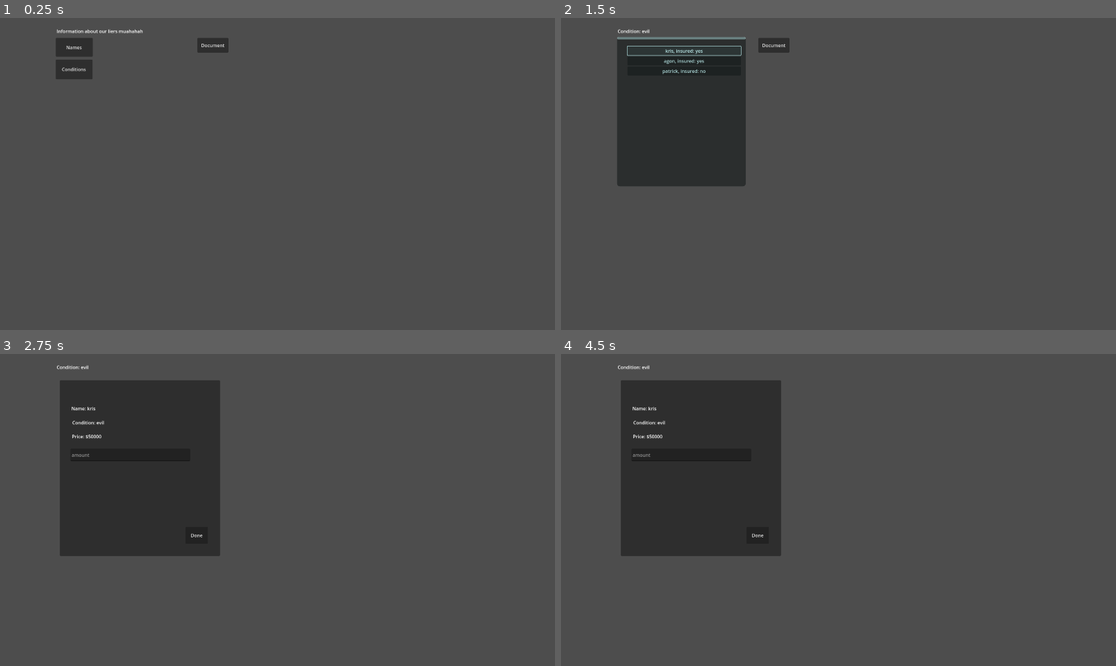
Above: before the commit, frames 1-4 (two rows, left to right).
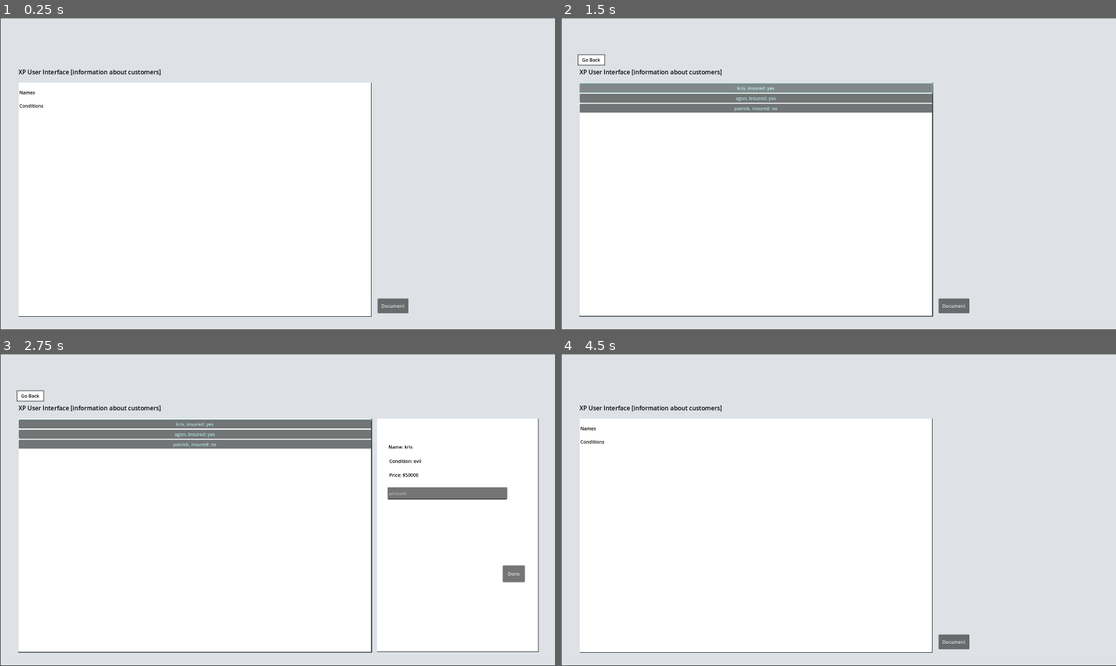
Above: after the commit, the same moments.

Repository: AgonGuri/vacation_please
Game: Godot game, scene res://scenes/pc_ui.tscn
The game is run twice, just before and just after one commit, with the same random seed, the same clock (stepped at 60 frames per second) and the same inputs.
Inputs (mouse positions are in pixels of both pictures, inside the frame that each line leads up to):
- Up to frame 1 (0.25 s): no input
- Up to frame 2 (1.5 s): click "Names" at 0.5 s; click "kris, insured: yes" at 1.25 s
- Up to frame 3 (2.75 s): click "Document" at 2 s
- Up to frame 4 (4.5 s): click (755, 435) at 2.75 s, where only the run after the commit has a clickable "agon, insured: yes"; click (755, 444) at 3.5 s, where only the run after the commit has a clickable "patrick, insured: no"; click (588, 394) at 4.25 s, where only the run after the commit has a clickable "Go Back"

The runs differ from the first frame. In frame 1, 99% of the frame differs, in the area x 0-100%, y 0-100%; in frame 2, 99%; in frame 3, 99%; in frame 4, 99%.

Commit message:
ugly ui update

Diff:
--- a/scenes/pc_ui.tscn
+++ b/scenes/pc_ui.tscn
@@ -1,6 +1,52 @@
-[gd_scene load_steps=2 format=3 uid="uid://boepidkh0v6vi"]
+[gd_scene load_steps=11 format=3 uid="uid://boepidkh0v6vi"]
 
 [ext_resource type="Script" uid="uid://buqdbalrqiqqs" path="res://scripts/pc_ui.gd" id="1_gro16"]
+
+[sub_resource type="StyleBoxFlat" id="StyleBoxFlat_gro16"]
+bg_color = Color(0.87058824, 0.8862745, 0.9019608, 1)
+border_color = Color(0, 0, 0, 1)
+
+[sub_resource type="StyleBoxFlat" id="StyleBoxFlat_yj1s0"]
+bg_color = Color(1, 1, 1, 1)
+border_width_right = 2
+border_width_bottom = 2
+border_color = Color(0.33333334, 0.33333334, 0.33333334, 1)
+
+[sub_resource type="StyleBoxFlat" id="StyleBoxFlat_df1xv"]
+bg_color = Color(1, 1, 1, 1)
+border_width_right = 2
+border_width_bottom = 2
+border_color = Color(0.33333334, 0.33333334, 0.33333334, 1)
+
+[sub_resource type="StyleBoxFlat" id="StyleBoxFlat_g1cg7"]
+bg_color = Color(1, 1, 1, 1)
+draw_center = false
+border_width_right = 2
+border_width_bottom = 2
+border_color = Color(0.33333334, 0.33333334, 0.33333334, 1)
+
+[sub_resource type="StyleBoxFlat" id="StyleBoxFlat_h7g8x"]
+bg_color = Color(1, 1, 1, 1)
+border_width_right = 2
+border_width_bottom = 2
+border_color = Color(0.33288068, 0.33288074, 0.33288044, 1)
+
+[sub_resource type="StyleBoxFlat" id="StyleBoxFlat_ixibr"]
+bg_color = Color(1, 1, 1, 1)
+
+[sub_resource type="StyleBoxFlat" id="StyleBoxFlat_5571c"]
+bg_color = Color(1, 1, 1, 1)
+
+[sub_resource type="StyleBoxFlat" id="StyleBoxFlat_ognbo"]
+bg_color = Color(1, 1, 1, 1)
+
+[sub_resource type="StyleBoxFlat" id="StyleBoxFlat_gthla"]
+bg_color = Color(1, 1, 1, 1)
+border_width_left = 2
+border_width_top = 2
+border_width_right = 2
+border_width_bottom = 2
+border_color = Color(0.32172796, 0.321728, 0.32172775, 1)
 
 [node name="MainUI" type="Control"]
 layout_mode = 3
@@ -12,111 +58,162 @@
 grow_vertical = 2
 script = ExtResource("1_gro16")
 
-[node name="Information" type="Label" parent="."]
-layout_mode = 0
-offset_left = 196.0
-offset_top = 34.0
-offset_right = 592.0
-offset_bottom = 72.0
-text = "Information about our liers muahahah"
-
-[node name="NamesButton" type="Button" parent="."]
-layout_mode = 0
-offset_left = 193.0
-offset_top = 69.0
-offset_right = 321.0
-offset_bottom = 134.0
-text = "Names"
-
-[node name="NameList" type="VScrollBar" parent="."]
-modulate = Color(0.79607844, 1, 1, 1)
-layout_mode = 0
-offset_left = 194.0
-offset_top = 66.0
-offset_right = 639.0
-offset_bottom = 583.0
-
-[node name="Names" type="VBoxContainer" parent="NameList"]
-layout_mode = 0
-offset_left = 36.0
-offset_top = 32.0
-offset_right = 428.0
-offset_bottom = 508.0
-
-[node name="ConditionsButton" type="Button" parent="."]
-layout_mode = 0
-offset_left = 193.0
-offset_top = 144.0
-offset_right = 320.0
-offset_bottom = 212.0
-text = "Conditions"
-
-[node name="ConditionList" type="VScrollBar" parent="."]
-layout_mode = 0
-offset_left = 196.0
-offset_top = 71.0
-offset_right = 637.0
-offset_bottom = 589.0
-
-[node name="Conditions" type="VBoxContainer" parent="ConditionList"]
-layout_mode = 0
-offset_left = 10.0
-offset_top = 19.0
-offset_right = 415.0
-offset_bottom = 498.0
-
-[node name="DocumentButton" type="Button" parent="."]
-layout_mode = 0
-offset_left = 683.0
-offset_top = 69.0
-offset_right = 790.0
-offset_bottom = 120.0
+[node name="NinePatchRect" type="Panel" parent="."]
+layout_mode = 0
+offset_left = 3.0
+offset_top = 1.0
+offset_right = 1920.0
+offset_bottom = 1078.0
+theme_override_styles/panel = SubResource("StyleBoxFlat_gro16")
+
+[node name="Information" type="Label" parent="NinePatchRect"]
+layout_mode = 0
+offset_left = 61.0
+offset_top = 171.0
+offset_right = 457.0
+offset_bottom = 209.0
+theme_override_colors/font_color = Color(0, 0, 0, 1)
+theme_override_colors/font_outline_color = Color(0, 0, 0, 0)
+theme_override_font_sizes/font_size = 21
+text = "XP User Interface [information about customers]"
+
+[node name="DocumentButton" type="Button" parent="NinePatchRect"]
+layout_mode = 0
+offset_left = 1303.0
+offset_top = 970.0
+offset_right = 1410.0
+offset_bottom = 1021.0
 text = "Document"
 
-[node name="DocumentPanel" type="Panel" parent="."]
-layout_mode = 0
-offset_left = 207.0
-offset_top = 91.0
-offset_right = 761.0
-offset_bottom = 699.0
-
-[node name="CustomerName" type="Label" parent="DocumentPanel"]
+[node name="DocumentPanel" type="Panel" parent="NinePatchRect"]
+layout_mode = 0
+offset_left = 1301.0
+offset_top = 223.0
+offset_right = 1860.0
+offset_bottom = 1031.0
+theme_override_styles/panel = SubResource("StyleBoxFlat_yj1s0")
+
+[node name="CustomerName" type="Label" parent="NinePatchRect/DocumentPanel"]
 layout_mode = 0
 offset_left = 40.0
 offset_top = 86.0
 offset_right = 87.0
 offset_bottom = 109.0
+theme_override_colors/font_color = Color(0, 0, 0, 1)
 text = "Name"
 
-[node name="CustomerCondition" type="Label" parent="DocumentPanel"]
+[node name="CustomerCondition" type="Label" parent="NinePatchRect/DocumentPanel"]
 layout_mode = 0
 offset_left = 43.0
 offset_top = 135.0
 offset_right = 176.0
 offset_bottom = 158.0
+theme_override_colors/font_color = Color(0, 0, 0, 1)
 text = "Why they nerfed:"
 
-[node name="CustomerPrice" type="Label" parent="DocumentPanel"]
+[node name="CustomerPrice" type="Label" parent="NinePatchRect/DocumentPanel"]
 layout_mode = 0
 offset_left = 42.0
 offset_top = 183.0
 offset_right = 268.0
 offset_bottom = 206.0
+theme_override_colors/font_color = Color(0, 0, 0, 1)
 text = "How much money they want:"
 
-[node name="MoneyInput" type="LineEdit" parent="DocumentPanel"]
+[node name="MoneyInput" type="LineEdit" parent="NinePatchRect/DocumentPanel"]
 layout_mode = 0
 offset_left = 37.0
 offset_top = 237.0
 offset_right = 451.0
 offset_bottom = 280.0
+theme_override_colors/font_color = Color(0, 0, 0, 1)
+theme_override_colors/selection_color = Color(0.5019608, 0.5019608, 0.5019608, 0)
 text = "How much you give them"
 placeholder_text = "amount"
 
-[node name="DoneButton" type="Button" parent="DocumentPanel"]
+[node name="DoneButton" type="Button" parent="NinePatchRect/DocumentPanel"]
 layout_mode = 0
 offset_left = 435.0
 offset_top = 508.0
 offset_right = 512.0
 offset_bottom = 566.0
 text = "Done"
+
+[node name="Panel" type="Panel" parent="NinePatchRect"]
+layout_mode = 0
+offset_left = 62.0
+offset_top = 222.0
+offset_right = 1283.0
+offset_bottom = 1033.0
+theme_override_styles/panel = SubResource("StyleBoxFlat_df1xv")
+
+[node name="NameList" type="VScrollBar" parent="NinePatchRect/Panel"]
+modulate = Color(0.79607844, 1, 1, 1)
+layout_mode = 0
+offset_left = -3.0
+offset_top = 2.0
+offset_right = 1222.0
+offset_bottom = 810.0
+theme_override_styles/scroll = SubResource("StyleBoxFlat_g1cg7")
+
+[node name="Names" type="VBoxContainer" parent="NinePatchRect/Panel/NameList"]
+layout_mode = 0
+offset_left = 3.0
+offset_top = 2.0
+offset_right = 1222.0
+offset_bottom = 810.0
+
+[node name="ConditionList" type="VScrollBar" parent="NinePatchRect/Panel"]
+layout_mode = 0
+offset_left = -5.0
+offset_top = 1.0
+offset_right = 1221.0
+offset_bottom = 813.0
+theme_override_styles/scroll = SubResource("StyleBoxFlat_h7g8x")
+
+[node name="Conditions" type="VBoxContainer" parent="NinePatchRect/Panel/ConditionList"]
+layout_mode = 0
+offset_left = 5.0
+offset_top = 6.0
+offset_right = 1225.0
+offset_bottom = 813.0
+
+[node name="ConditionsButton" type="Button" parent="NinePatchRect/Panel"]
+layout_mode = 0
+offset_left = 2.0
+offset_top = 62.0
+offset_right = 1209.0
+offset_bottom = 100.0
+theme_override_colors/font_color = Color(0.068798125, 0.06879836, 0.06879819, 1)
+theme_override_colors/font_pressed_color = Color(1, 1, 1, 1)
+theme_override_colors/font_hover_color = Color(0.95, 0.95, 0.95, 1)
+theme_override_colors/font_hover_pressed_color = Color(1, 1, 1, 1)
+theme_override_styles/normal = SubResource("StyleBoxFlat_ixibr")
+theme_override_styles/pressed = SubResource("StyleBoxFlat_5571c")
+text = "Conditions"
+alignment = 0
+
+[node name="NamesButton" type="Button" parent="NinePatchRect/Panel"]
+layout_mode = 0
+offset_left = 2.0
+offset_top = 16.0
+offset_right = 1208.0
+offset_bottom = 53.0
+theme_override_colors/font_color = Color(0, 0, 0, 1)
+theme_override_colors/font_pressed_color = Color(1, 1, 1, 1)
+theme_override_colors/font_hover_color = Color(0.95, 0.95, 0.95, 1)
+theme_override_colors/font_hover_pressed_color = Color(1, 1, 1, 1)
+theme_override_styles/normal = SubResource("StyleBoxFlat_ognbo")
+theme_override_styles/pressed = SubResource("StyleBoxFlat_ognbo")
+text = "Names"
+alignment = 0
+
+[node name="Button" type="Button" parent="NinePatchRect"]
+layout_mode = 0
+offset_left = 55.0
+offset_top = 125.0
+offset_right = 149.0
+offset_bottom = 163.0
+theme_override_colors/font_color = Color(0, 0, 0, 1)
+theme_override_styles/normal = SubResource("StyleBoxFlat_gthla")
+text = "Go Back"
--- a/scripts/pc_ui.gd
+++ b/scripts/pc_ui.gd
@@ -10,20 +10,21 @@
 #var conditions_list = ["broken nose", "dirrahea", "eye infection", "uncotrollable laughing"]
 var customer_resource: Array[CustomerResource] = []
 
-@onready var animals = $NameList/Names
-@onready var namesButton = $NamesButton
-@onready var nameContainer = $NameList
-@onready var conditions = $ConditionList/Conditions
-@onready var conditionContainer = $ConditionList
-@onready var information = $Information
-@onready var document = $DocumentButton
-@onready var conditionsButton = $ConditionsButton
-@onready var document_panel = $DocumentPanel
-@onready var customer_name= $DocumentPanel/CustomerName
-@onready var customer_condition = $DocumentPanel/CustomerCondition
-@onready var customer_price = $DocumentPanel/CustomerPrice
-@onready var money_input = $DocumentPanel/MoneyInput
-@onready var done_button = $DocumentPanel/DoneButton
+@onready var animals = $NinePatchRect/Panel/NameList/Names
+@onready var namesButton = $NinePatchRect/Panel/NamesButton
+@onready var nameContainer = $NinePatchRect/Panel/NameList
+@onready var conditions = $NinePatchRect/Panel/ConditionList/Conditions
+@onready var conditionContainer = $NinePatchRect/Panel/ConditionList
+@onready var information = $NinePatchRect/Information
+@onready var document = $NinePatchRect/DocumentButton
+@onready var conditionsButton = $NinePatchRect/Panel/ConditionsButton
+@onready var document_panel = $NinePatchRect/DocumentPanel
+@onready var customer_name= $NinePatchRect/DocumentPanel/CustomerName
+@onready var customer_condition = $NinePatchRect/DocumentPanel/CustomerCondition
+@onready var customer_price = $NinePatchRect/DocumentPanel/CustomerPrice
+@onready var money_input = $NinePatchRect/DocumentPanel/MoneyInput
+@onready var done_button = $NinePatchRect/DocumentPanel/DoneButton
+@onready var buttonBack = $NinePatchRect/Button
 
 func _ready():
 	customer_resource = [
@@ -32,12 +33,14 @@
 		preload("res://scripts/customers/3.tres")
 	]
 
+	done_button.pressed.connect(on_done_button_pressed)
 	namesButton.pressed.connect(on_names_button_pressed)
-
+	buttonBack.pressed.connect(on_back_button_pressed)
 	#conditionsButton.pressed.connect(on_conditions_button_pressed)
 	nameContainer.visible = false
 	conditionContainer.visible = false
 	document_panel.visible = false
+	buttonBack.visible = false
 
 func on_names_button_pressed():
 	namesButton.visible = false
@@ -45,6 +48,7 @@
 	conditions.visible = false
 	conditionContainer.visible = false
 	document.visible = false
+	buttonBack.visible = true
 	nameContainer.visible = !nameContainer.visible
 	for customer in customer_resource:
 		var button = Button.new()
@@ -68,14 +72,12 @@
 		##//meContainer.scroll_vertical = 0
 
 func customer_button_click(customer: CustomerResource):
-		information.text = "Condition: %s" % customer.condition
 		document.visible = true
-		#document.pressed.disconnect_all
+
 		document.pressed.connect(Callable(self, "show_document").bind(customer))
 
 func show_document(customer: CustomerResource):
 	document.visible = false
-	nameContainer.visible = false
 	conditionContainer.visible = false
 	document_panel.visible = true
 	customer_name.text = "Name: %s" % customer.name
@@ -84,4 +86,9 @@
 
 	money_input.text = "" # Clear input
 	#//done_button.pressed.disconnect_all()
-	done_button.pressed.connect(Callable(self, "on_done_pressed").bind(customer))
+
+func on_back_button_pressed():
+	get_tree().change_scene_to_file("res://scenes/pc_ui.tscn")
+
+func on_done_button_pressed():
+	document_panel.visible = false
